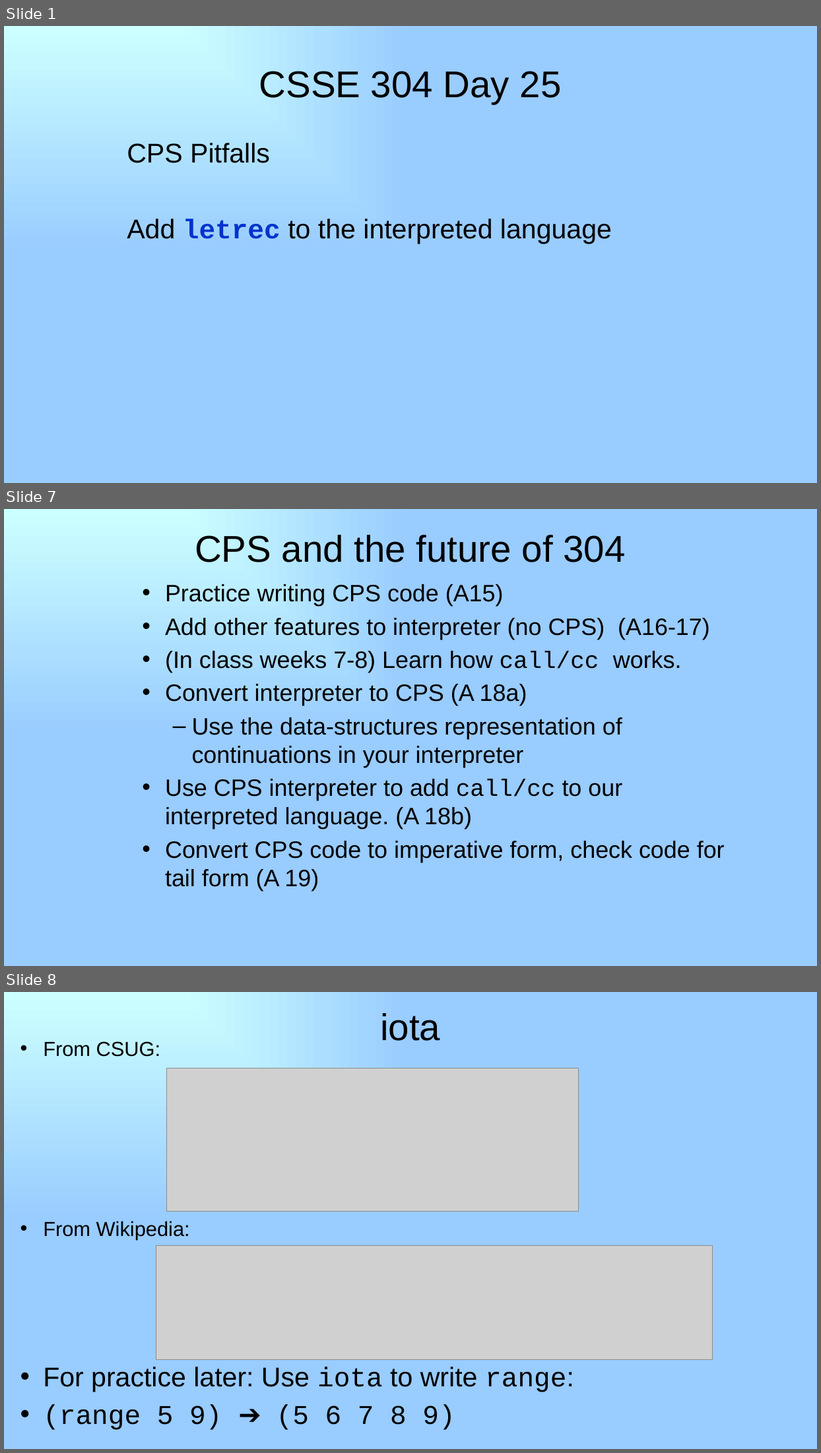
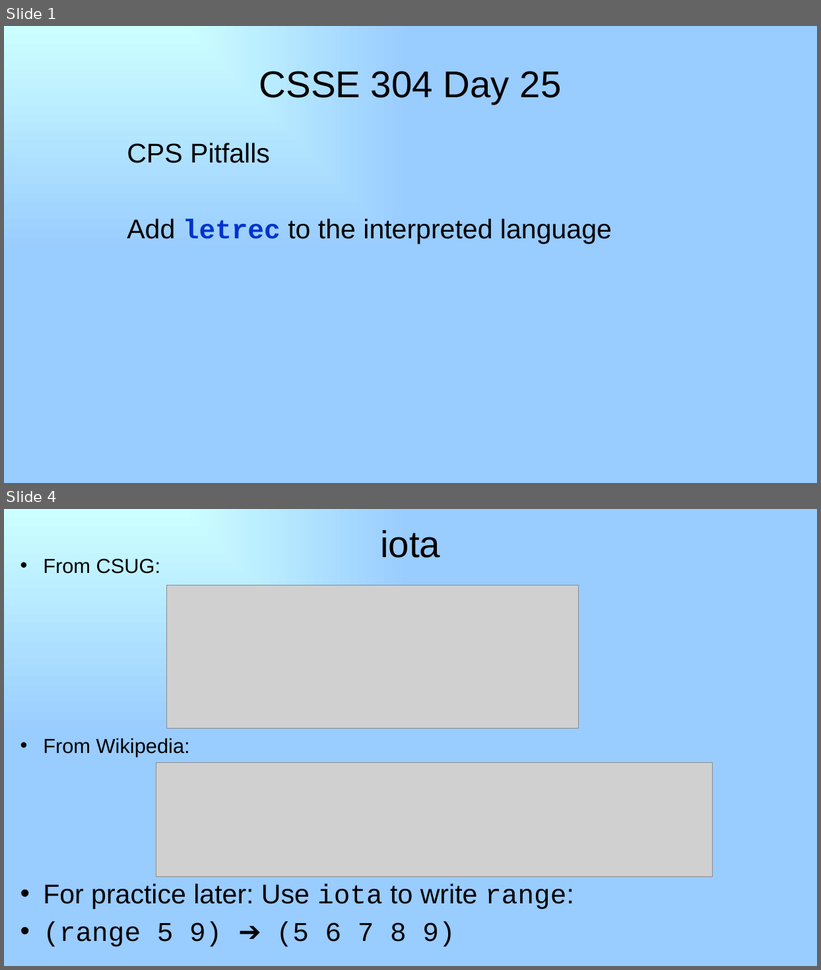
Before and after one commit to RHIT-CSSE/csse304, a slide deck: ClassMaterials/CPSMore2/25-letrec-In-Interpreter.pptx. Shown one above the other, each under a label of ours: slides 1, 7 and 8 before the commit, slides 1 and 4 after it; the slides between them are not shown. The pictures are 821x1453 and 821x970 pixels, drawn with LibreOffice and Linux fonts; fonts in the diff are those of the drawing; grey boxes stand for pictures. Boxes give left, top, right and bottom in pixels: in the first picture for what was removed or moved away, otherwise in the second. Text is boxed around its words. In the diff, an @@ line names an element or a change of style, - is before the commit and + after.

```diff
--- a/ClassMaterials/CPSMore2/25-letrec-In-Interpreter.pptx
+++ b/ClassMaterials/CPSMore2/25-letrec-In-Interpreter.pptx
@@ slide 7 removed at [4, 509, 817, 966], background gradient #CCFFFF to #99CCFF @@
@@ title removed at [195, 535, 625, 562] @@
-CPS and the future of 304
@@ text removed at [165, 584, 725, 891] @@
-• Practice writing CPS code (A15)
-• Add other features to interpreter (no CPS) (A16-17)
-• (In class weeks 7-8) Learn how call/cc works.
-• Convert interpreter to CPS (A 18a)
-  – Use the data-structures representation of continuations in your interpreter
-• Use CPS interpreter to add call/cc to our interpreted language. (A 18b)
-• Convert CPS code to imperative form, check code for tail form (A 19)
@@ what was slide 8 is now slide 4 @@
```
Also in this commit, not shown: 1 slide changed, 1 slide added, 4 other slides removed, 9 other files.
